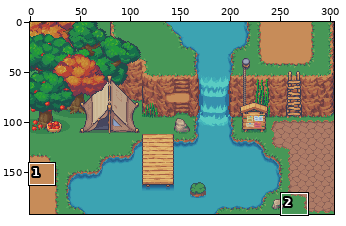
Sprite sheet -- public/backgrounds/landing.png. Above: a wide view before the commit, with the close-up outlined.
Close-up. Before:
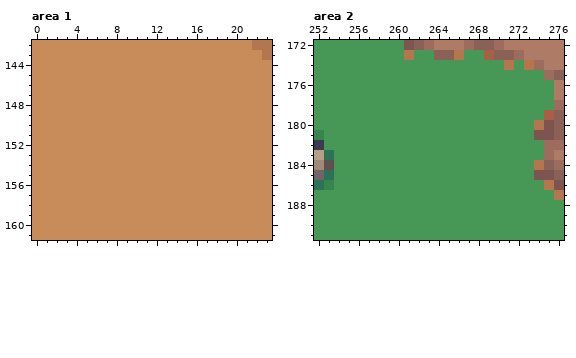
The file is 304x192 pixels. Colours within 5 levels of each other are drawn and written as one. Shown: area 1: x 0..23, y 142..161; area 2: x 252..276, y 172..191. The commit also changed other parts of the picture, which this record leaves out.
And afterwards:
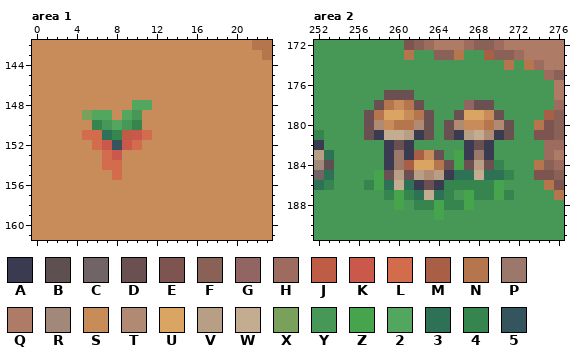
Palette (. is transparent): A #3a3a50  B #5e5051  C #716467  D #6b5052  E #7d544f  F #8a6156  G #916662  H #9d6c5f  J #bf5c45  K #cb594b  L #d26c4d  M #a85f46  N #b5754d  P #9c786b  Q #ad7b66  R #a28879  S #c78c59  T #b18a74  U #daa463  V #b99e86  W #c3ac90  X #79a15c  Y #479757  Z #46a44d  2 #53a65d  3 #2d7256  4 #37854e  5 #34555d
Change:
Area 1:
Colour S becomes colour 2 in row 148 at x 10 to 11; in row 149 at x 6 to 7 and 9; in row 150 at x 8.
Colour S becomes colour 3 in row 151 at x 7.
Colour S becomes colour 4 in row 150 at x 6 and 10; in row 151 at x 8.
Colour S becomes colour 5 in row 152 at x 8.
Colour S becomes colour J in row 151 at x 9.
Colour S becomes colour K in row 151 at x 10; in row 152 at x 7 and 9; in row 153 at x 8.
Colour S becomes colour L in row 151 at x 5 to 6 and 11; in row 152 at x 6 and 10; in row 153 at x 7; in row 154 at x 7 to 8; in row 155 at x 8.
Colour S becomes colour X in row 149 at x 5.
Colour S becomes colour Y in row 149 at x 10; in row 150 at x 7 and 9.
Area 2:
Colour Y becomes colour 3 in row 185 at x 266 to 267 and 269 to 270; in row 186 at x 259 and 261; in row 187 at x 262 and 264.
Colour Y becomes colour 4 in row 184 at x 270; in row 185 at x 271; in row 186 at x 257 and 265 to 269; in row 187 at x 259, 261, 265, 268 to 269 and 271; in row 188 at x 262 to 263 and 265 to 266.
Colour Y becomes colour A in row 181 at x 258, 262, 266 and 270; in rows 182 to 183 at x 259, 261, 267 and 269; in row 184 at x 259; in row 185 at x 265; in row 186 at x 262 and 264.
Colour Y becomes colour D in row 177 at x 259 to 261; in row 178 at x 258, 262 and 268 to 269; in row 179 at x 257, 263, 266 and 270; in rows 180 to 181 at x 257, 263, 265 and 271; in row 182 at x 260 and 268; in row 183 at x 264.
Colour Y becomes colour D in row 184 at x 265, 267 and 269; in row 185 at x 259 and 261; in row 186 at x 263.
Colour Y becomes colour G in row 178 at x 267.
Colour Y becomes colour M in row 183 at x 262; in row 184 at x 261.
Colour Y becomes colour N in row 178 at x 259 and 261; in row 179 at x 258 and 262; in row 180 at x 260 to 261 and 269; in row 184 at x 264.
Colour Y becomes colour P in row 183 at x 260 and 268; in row 184 at x 260.
Colour Y becomes colour S in row 178 at x 260; in row 179 at x 261 and 269; in row 180 at x 259 and 267 to 268; in row 183 at x 263.
Colour Y becomes colour T in row 180 at x 258, 262, 266 and 270; in row 181 at x 269; in row 185 at x 263.
Colour Y becomes colour U in row 179 at x 259 to 260 and 267 to 268; in row 184 at x 262 to 263.
Colour Y becomes colour V in row 181 at x 261 and 267; in row 184 at x 268; in row 185 at x 260, 262 and 264.
Colour Y becomes colour W in row 181 at x 259 to 260 and 268; in row 185 at x 268; in row 186 at x 260; in row 187 at x 263.
Colour Y becomes colour Z in rows 183 to 184 at x 266; in row 185 at x 258; in row 186 at x 258 and 270; in row 187 at x 260, 267 and 270; in row 188 at x 260, 264 and 267; in row 189 at x 264.
Boxes around the changes in both close-ups, in picture pixels (x1, y1, x2, y2):
changed: (82, 100, 152, 180)
changed: (364, 90, 514, 220)
